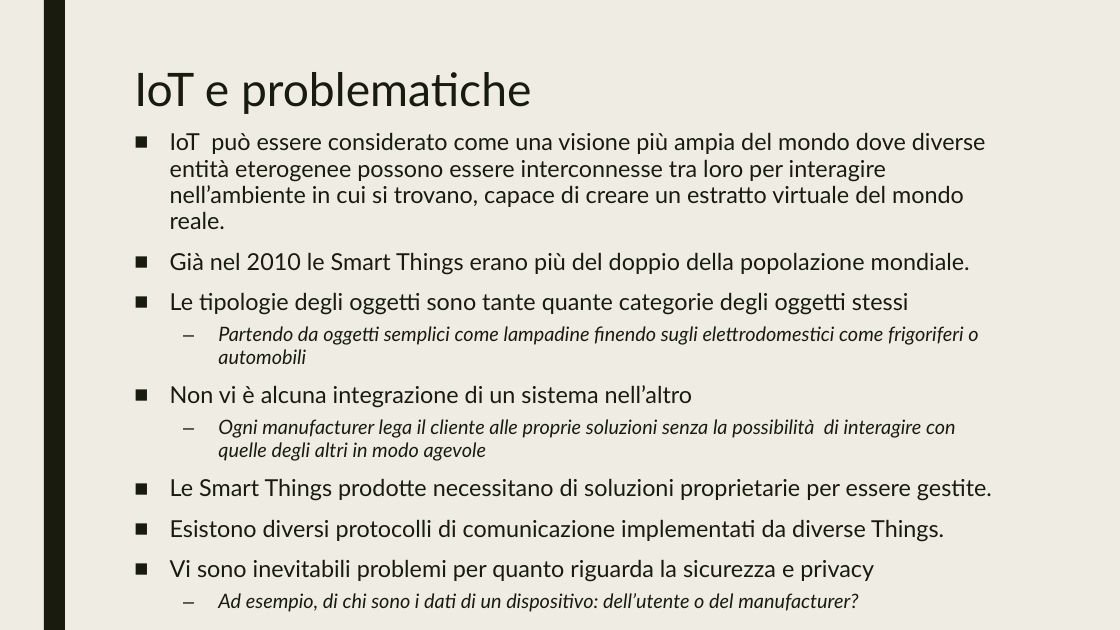
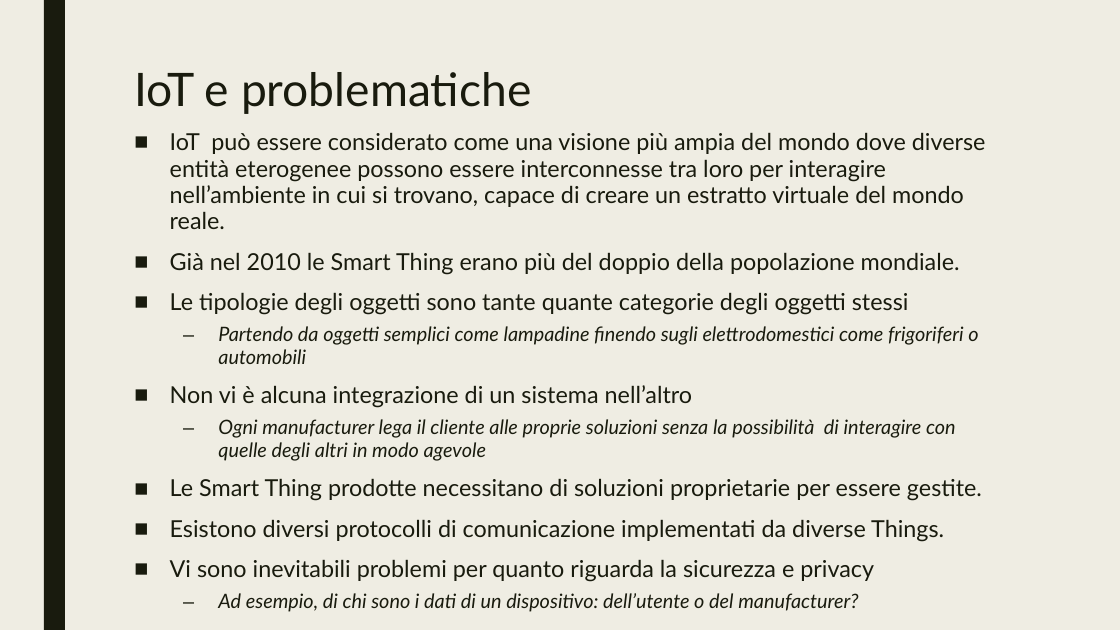
Before and after one commit to Martinocom/pervasive-semantic-exam, a slide deck: slide 5 of doc/Presentation.pptx. Drawn at 1120x630 pixels with LibreOffice and Linux fonts; fonts in the diff are those of the drawing. Boxes give left, top, right and bottom in pixels: in the first picture for what was removed or moved away, otherwise in the second. Text is boxed around its words. In the diff, an @@ line names an element or a change of style, - is before the commit and + after.

```diff
--- a/doc/Presentation.pptx
+++ b/doc/Presentation.pptx
@@ text at [170,252,960,275]: text changed @@
-■ Già nel 2010 le Smart Things erano più del doppio della popolazione mondiale.
+■ Già nel 2010 le Smart Thing erano più del doppio della popolazione mondiale.
@@ text at [170,478,982,501]: text changed @@
-■ Le Smart Things prodotte necessitano di soluzioni proprietarie per essere gestite.
+■ Le Smart Thing prodotte necessitano di soluzioni proprietarie per essere gestite.
```
Also in this commit, not shown: 14 other slides changed, 8 slides added.
